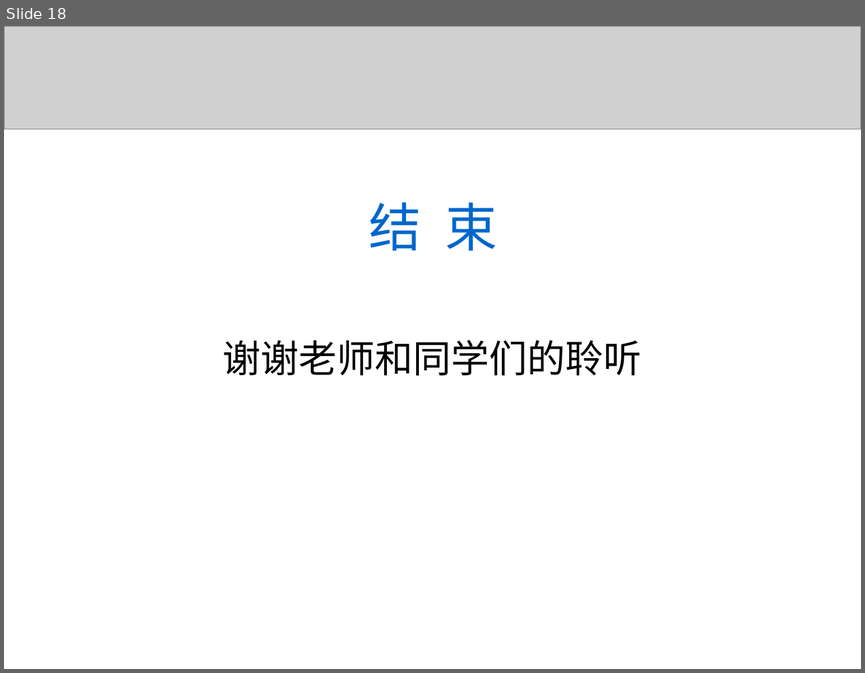
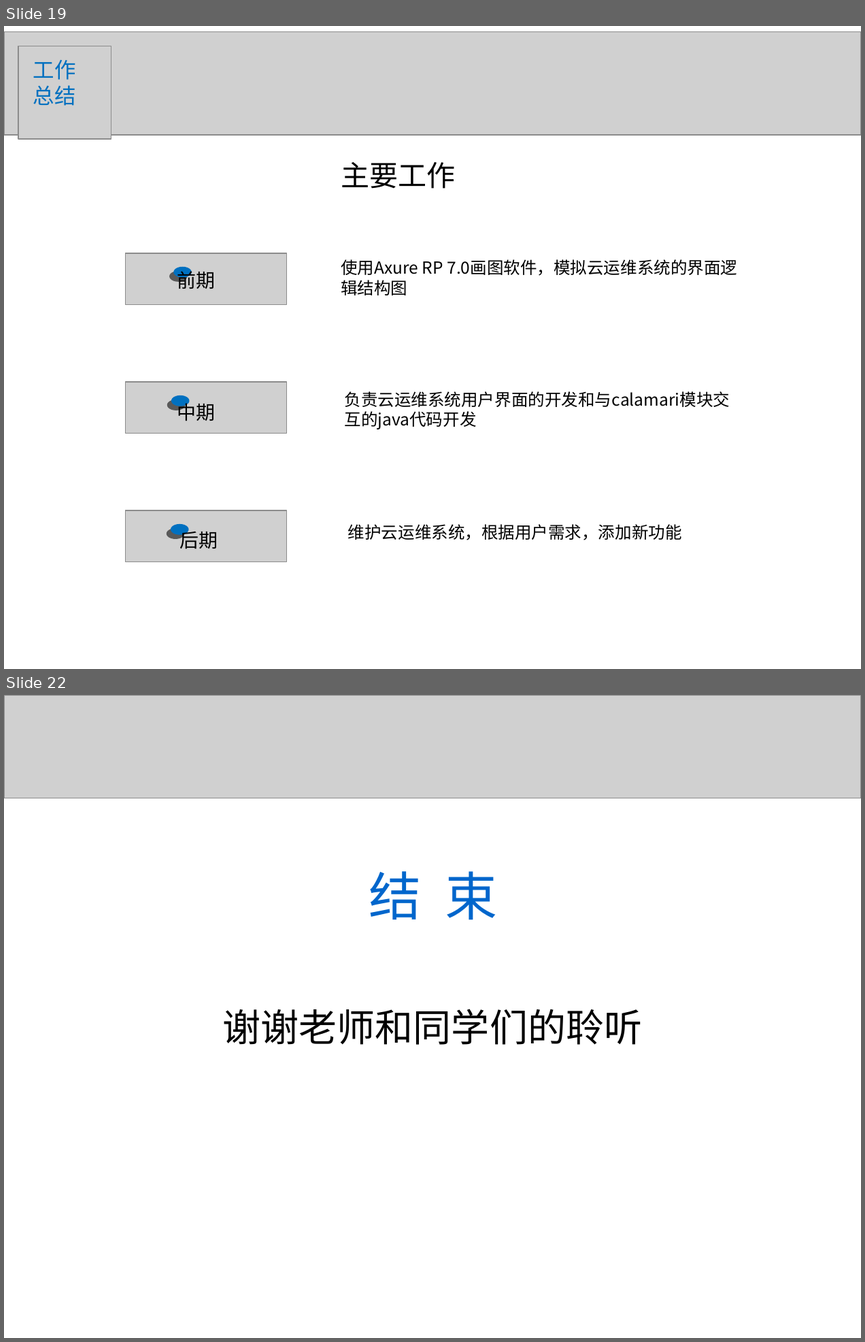
Before and after one commit to liaoliaoanxiao/mediumRepy, a slide deck: 论文/SA14226355孙君伟答辩.ppt. Shown one above the other, each under a label of ours: slide 18 before the commit, slides 19 and 22 after it; the slides between them are not shown. The pictures are 865x673 and 865x1342 pixels, drawn with LibreOffice and Linux fonts; fonts in the diff are those of the drawing; grey boxes stand for pictures. Boxes give left, top, right and bottom in pixels: in the first picture for what was removed or moved away, otherwise in the second. Text is boxed around its words. In the diff, an @@ line names an element or a change of style, - is before the commit and + after.

```diff
--- a/论文/SA14226355孙君伟答辩.ppt
+++ b/论文/SA14226355孙君伟答辩.ppt
@@ slide 19 added at (4,26,861,669), background #FFFFFF @@
@@ picture added at (4,32,861,135) @@
@@ picture added at (18,46,111,138) @@
@@ text added at (33,60,76,106), 18 pt, text #0070C0 @@
+工作
+总结
@@ text added at (341,162,456,189), 24 pt, text #000000 @@
+主要工作
@@ picture added at (126,253,287,305) @@
@@ ellipse added at (173,267,192,278), fill #0070C0 @@
@@ text added at (177,268,215,288), 16 pt, text #000000 @@
+前期
@@ text added at (341,259,737,295), 14 pt, text #000000 @@
+使用Axure RP 7.0画图软件，模拟云运维系统的界面逻辑结构图
@@ picture added at (126,382,287,433) @@
@@ text added at (345,391,730,407), 14 pt, text #000000 @@
+负责云运维系统用户界面的开发和与calamari模块交互的java代码开发
@@ ellipse added at (171,395,189,406), fill #0070C0 @@
@@ text added at (177,400,215,421), 16 pt, text #000000 @@
+中期
@@ picture added at (126,510,287,562) @@
@@ ellipse added at (170,524,188,535), fill #0070C0 @@
@@ text added at (179,528,218,549), 16 pt, text #000000 @@
+后期
@@ text added at (348,524,682,540), 14 pt, text #000000 @@
+维护云运维系统，根据用户需求，添加新功能
@@ what was slide 18 is now slide 22 @@
```
Also in this commit, not shown: 3 slides changed, 3 other slides added, 2 other files.
